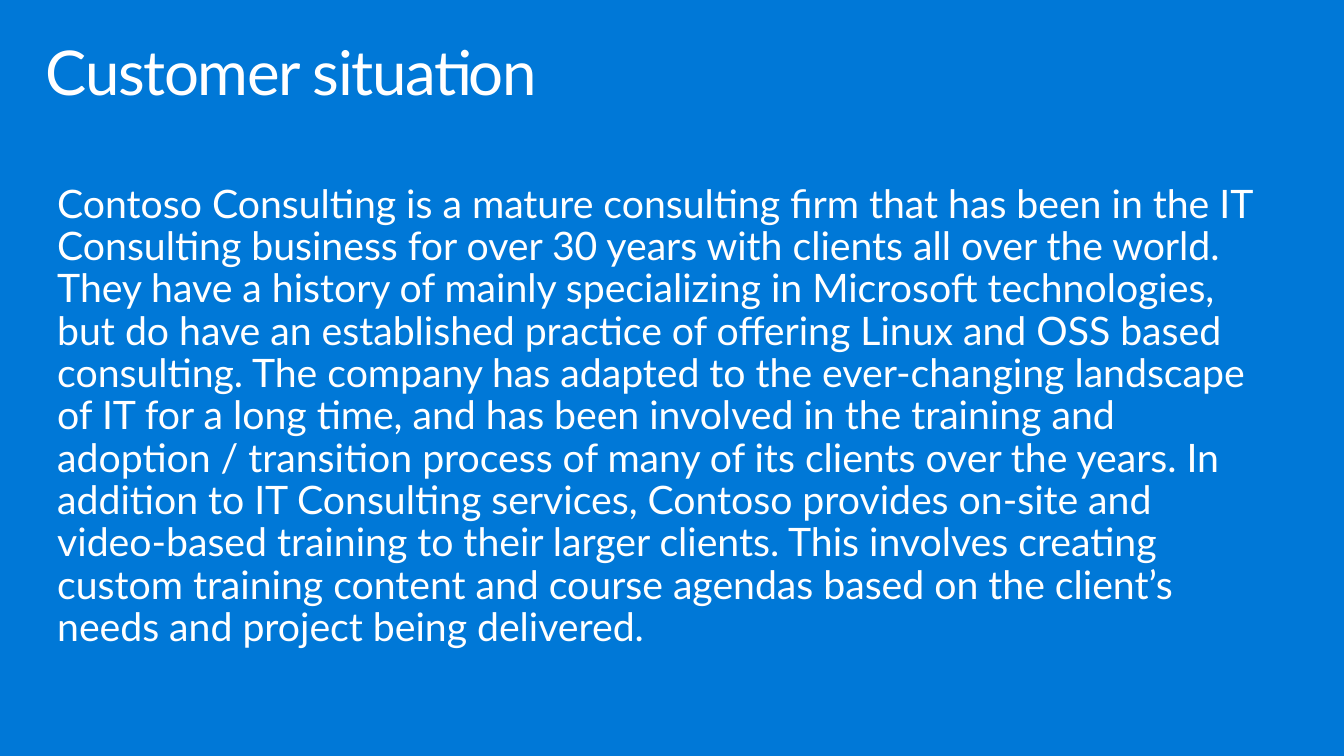
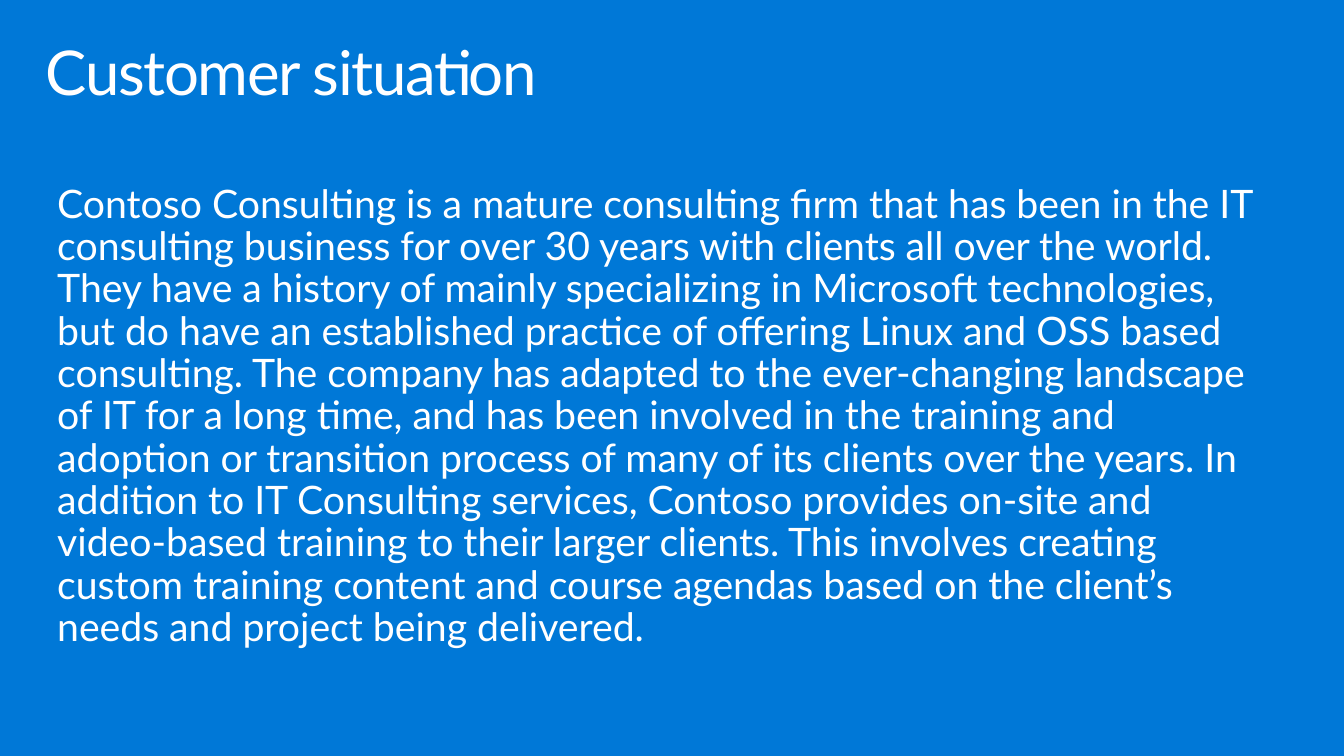
Before and after one commit to tebe372/MCW-Media-AI, a slide deck: slide 4 of WDS/Whiteboard design session trainer presentation - Media AI.pptx. Drawn at 1344x756 pixels with LibreOffice and Linux fonts; fonts in the diff are those of the drawing. Boxes give left, top, right and bottom in pixels: in the first picture for what was removed or moved away, otherwise in the second. Text is boxed around its words. In the diff, an @@ line names an element or a change of style, - is before the commit and + after.

```diff
--- a/WDS/Whiteboard design session trainer presentation - Media AI.pptx
+++ b/WDS/Whiteboard design session trainer presentation - Media AI.pptx
@@ text at [57,189,1253,648]: text changed @@
-Contoso Consulting is a mature consulting firm that has been in the IT Consulting business for over 30 years with clients all over the world. They have a history of mainly specializing in Microsoft technologies, but do have an established practice of offering Linux and OSS based consulting. The company has adapted to the ever-changing landscape of IT for a long time, and has been involved in the training and adoption / transition process of many of its clients over the years. In addition to IT Consulting services, Contoso provides on-site and video-based training to their larger clients. This involves creating custom training content and course agendas based on the client’s needs and project being delivered.
+Contoso Consulting is a mature consulting firm that has been in the IT consulting business for over 30 years with clients all over the world. They have a history of mainly specializing in Microsoft technologies, but do have an established practice of offering Linux and OSS based consulting. The company has adapted to the ever-changing landscape of IT for a long time, and has been involved in the training and adoption or transition process of many of its clients over the years. In addition to IT Consulting services, Contoso provides on-site and video-based training to their larger clients. This involves creating custom training content and course agendas based on the client’s needs and project being delivered.
```
Also in this commit, not shown: 15 other slides changed, 2 other files.
